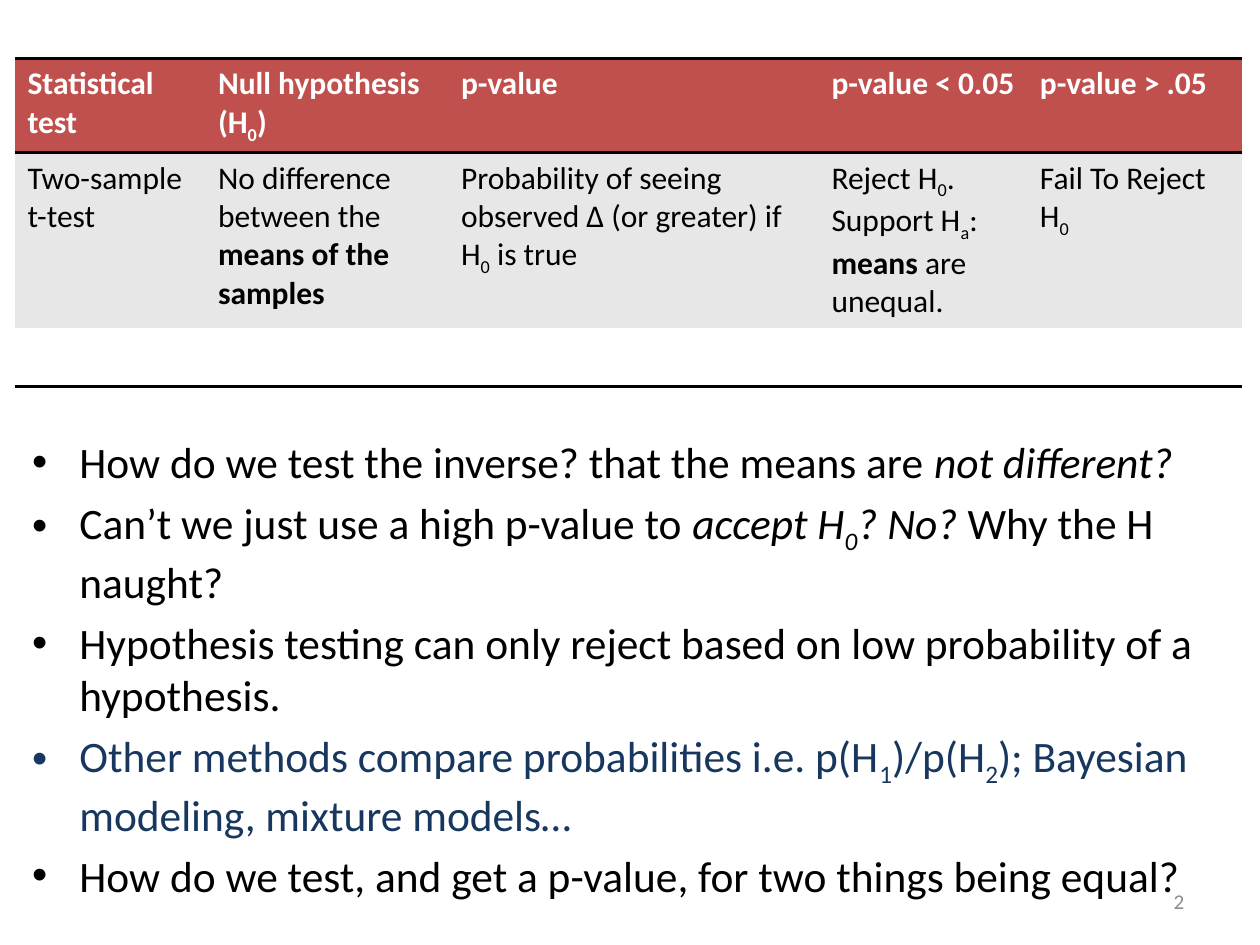
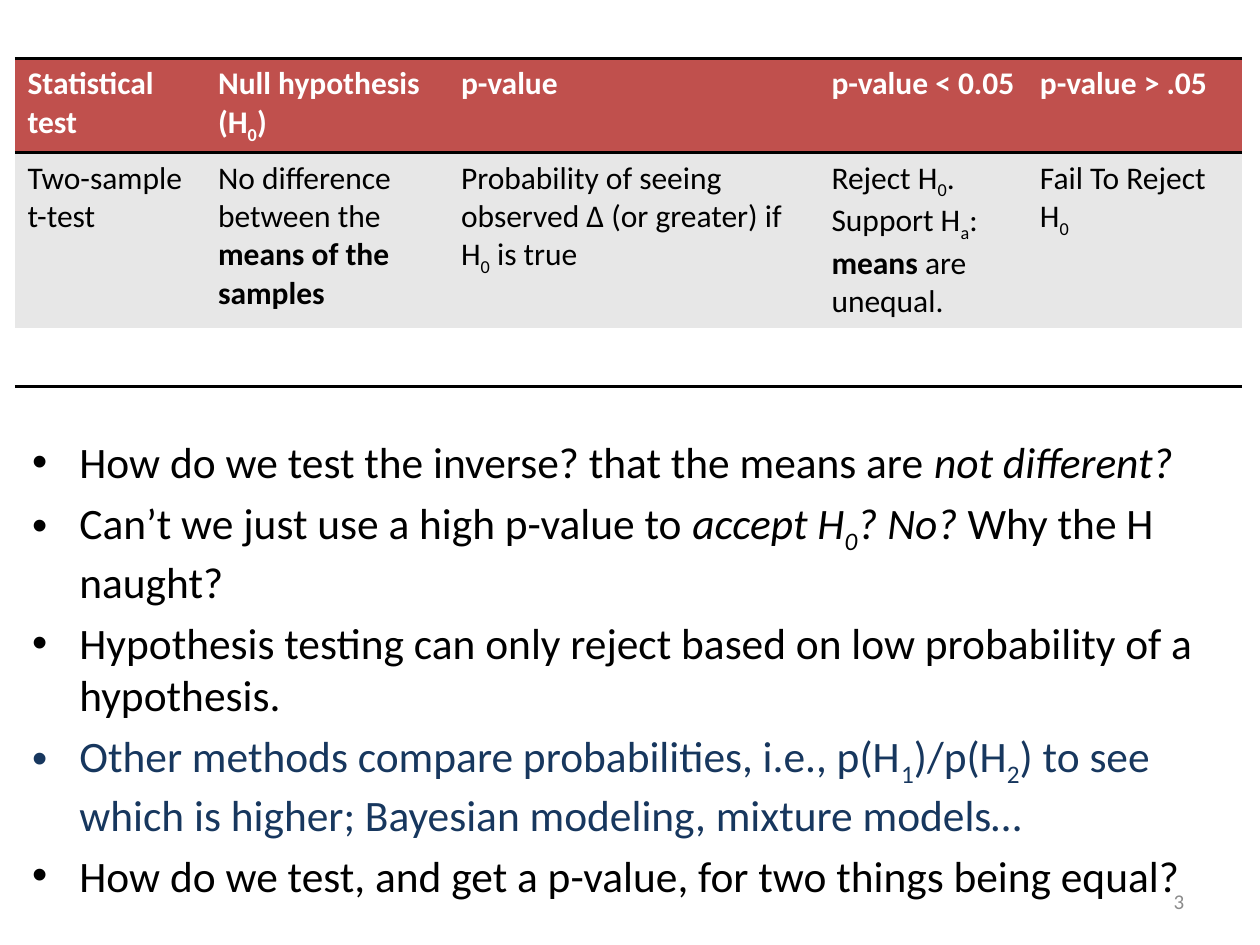
Before and after one commit to meekrob/stats_workshop_2020, a slide deck: slide 3 of adeline/Adeline_TOST_edit.pptx (slide 2 before the commit). Drawn at 1260x945 pixels with LibreOffice and Linux fonts; fonts in the diff are those of the drawing. Boxes give left, top, right and bottom in pixels: in the first picture for what was removed or moved away, otherwise in the second. Text is boxed around its words. In the diff, an @@ line names an element or a change of style, - is before the commit and + after.

```diff
--- a/adeline/Adeline_TOST_edit.pptx
+++ b/adeline/Adeline_TOST_edit.pptx
@@ text at [79, 740, 1150, 839]: text changed @@
-• Other methods compare probabilities i.e. p(H1)/p(H2); Bayesian modeling, mixture models…
+• Other methods compare probabilities, i.e., p(H1)/p(H2) to see which is higher; Bayesian modeling, mixture models…
@@ page number at [1174, 895, 1185, 909]: text changed @@
-2
+3
```
Also in this commit, not shown: 2 other slides changed, 1 slide added.
